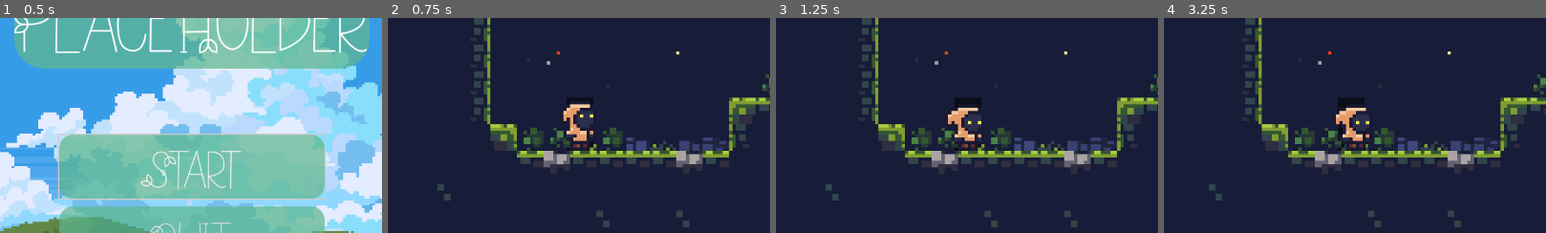
Above: before the commit, frames 1-4 (left to right).
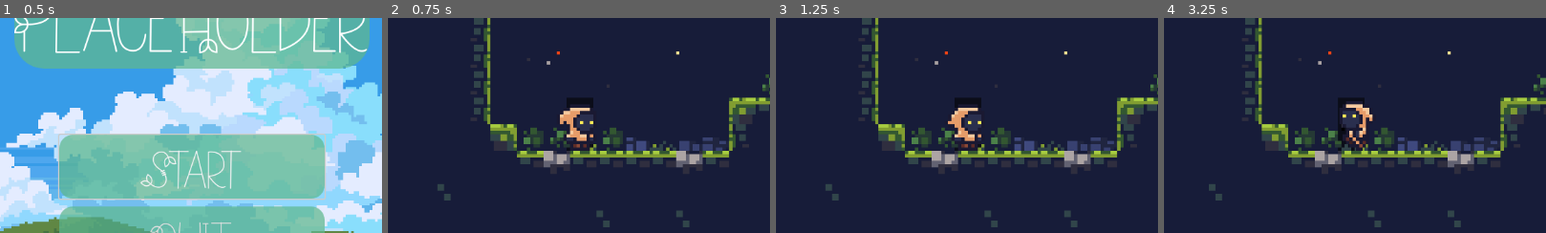
Above: after the commit, the same moments.

Repository: Kkiriya/Dingo25
Game: Godot game, scene res://Scenes/menus/main_menu.tscn
Same seed, same stepped clock (60 frames per second), same inputs: the game is played once before the commit and once after it. Before the commit the project starts from res://scenes/menus/main_menu.tscn.
Inputs (mouse positions are % of the whole screen's width and height, from its top left):
- Up to frame 1 (0.5 s): no input
- Up to frame 2 (0.75 s): click "Start" at 0.5 s
- Up to frame 3 (1.25 s): no input
- Up to frame 4 (3.25 s): tap Enter (ui_accept) at 1.25, 1.52, 2.75 s; move the mouse to (72, 45) at 1.27 s; hold D (right) 1.28-2 s; hold \ (WaterTree, bound only after the commit) 1.28-2 s; click (72, 45) at 1.42 s; drag from (30, 55) to (45, 70) at 2.02 s; move the mouse to (60, 28) at 2.77 s; hold A (left) from 2.78 s (still down); hold \ (WaterTree, bound only after the commit) from 2.78 s (still down); click (60, 28) at 2.92 s
The pictures show only the part of the screen within x 25-75%, y 19-69%; the shares and areas given below are measured in that part.

Frame 1 is identical in both runs. In frame 2, 0.9% of the frame differs, in the area x 45-54%, y 38-59%; in frame 3, less than 0.1%; in frame 4, 1.3%, in the area x 45-55%, y 38-62%.
Error before the commit: Parse Error: Could not find type "PlayerController" in the current scope. (res://scripts/player_anim.gd:3)

Commit message:
Add .import to gitignore and remove Sunnyside asset ref from cursor and remove CharacterBody2D issue

Diff:
--- a/dingo25/scenes/level/level_1.tscn
+++ b/dingo25/Scenes/level/level_1.tscn
@@ -1,8 +1,8 @@
 [gd_scene load_steps=7 format=4 uid="uid://bd7woiw85su8m"]
 
 [ext_resource type="Script" path="res://scripts/level_1.gd" id="1_2kj0f"]
-[ext_resource type="Texture2D" uid="uid://dlrmpkxmjypf" path="res://sprites/Cavernas_by_Adam_Saltsman.png" id="2_bo4t1"]
-[ext_resource type="PackedScene" uid="uid://cyp2or1qx5lhx" path="res://scenes/player.tscn" id="2_ilx0i"]
+[ext_resource type="Texture2D" uid="uid://dlrmpkxmjypf" path="res://Assets/Cavernas_by_Adam_Saltsman.png" id="2_bo4t1"]
+[ext_resource type="PackedScene" uid="uid://cyp2or1qx5lhx" path="res://Scenes/player.tscn" id="2_ilx0i"]
 
 [sub_resource type="TileSetAtlasSource" id="TileSetAtlasSource_mttf4"]
 resource_name = "terrain"
--- a/dingo25/scenes/menus/main_menu.tscn
+++ b/dingo25/Scenes/menus/main_menu.tscn
@@ -1,9 +1,9 @@
 [gd_scene load_steps=9 format=3 uid="uid://b3cd8dnlpj256"]
 
 [ext_resource type="Script" path="res://scripts/main_menu.gd" id="1_5jpmp"]
-[ext_resource type="FontFile" uid="uid://cpl5o0gy0q54g" path="res://assets/nature-green-font/NatureGreen-gxm66.otf" id="1_mdafw"]
-[ext_resource type="Texture2D" uid="uid://dtt8shm41x7sm" path="res://assets/clouds.png" id="2_7aio6"]
-[ext_resource type="StyleBox" uid="uid://clelr3ex3vfrm" path="res://assets/main_menu_style.tres" id="2_8hh0g"]
+[ext_resource type="FontFile" uid="uid://cpl5o0gy0q54g" path="res://Assets/nature-green-font/NatureGreen-gxm66.otf" id="1_mdafw"]
+[ext_resource type="Texture2D" uid="uid://dtt8shm41x7sm" path="res://Assets/clouds.png" id="2_7aio6"]
+[ext_resource type="StyleBox" uid="uid://clelr3ex3vfrm" path="res://Assets/main_menu_style.tres" id="2_8hh0g"]
 [ext_resource type="Script" path="res://scripts/start.gd" id="3_gwq54"]
 
 [sub_resource type="AtlasTexture" id="AtlasTexture_ckadl"]
--- a/dingo25/scripts/player_anim.gd
+++ b/dingo25/Scripts/player_anim.gd
@@ -1,6 +1,6 @@
 extends Node2D
 
-@export var player_controller : PlayerController
+@export var player_controller : CharacterBody2D
 @export var animation_player : AnimationPlayer
 @export var sprite : Sprite2D
 
--- a/dingo25/project.godot
+++ b/dingo25/project.godot
@@ -26,7 +26,6 @@
 
 window/size/mode=2
 window/stretch/mode="viewport"
-mouse_cursor/custom_image="res://assets/Sunnyside_World_ASSET_PACK_V2.1/Sunnyside_World_Assets/UI/cursor_05.png"
 
 [editor_plugins]
 
@@ -110,6 +109,11 @@
 , Object(InputEventJoypadButton,"resource_local_to_scene":false,"resource_name":"","device":-1,"button_index":3,"pressure":0.0,"pressed":true,"script":null)
 ]
 }
+WaterTree={
+"deadzone": 0.5,
+"events": [Object(InputEventKey,"resource_local_to_scene":false,"resource_name":"","device":-1,"window_id":0,"alt_pressed":false,"shift_pressed":false,"ctrl_pressed":false,"meta_pressed":false,"pressed":false,"keycode":0,"physical_keycode":92,"key_label":0,"unicode":60,"location":0,"echo":false,"script":null)
+]
+}
 
 [internationalization]
 
Renamed: dingo25/assets/Cavernas_by_Adam_Saltsman.png -> dingo25/Assets/Cavernas_by_Adam_Saltsman.png
Not shown, changed: dingo25/Assets/Cavernas_by_Adam_Saltsman.png.import
Renamed: dingo25/assets/clouds.png -> dingo25/Assets/clouds.png
Not shown, changed: dingo25/Assets/clouds.png.import
Not shown, changed: dingo25/Assets/fonts/PixelOperator8-Bold.ttf.import
Not shown, changed: dingo25/Assets/fonts/PixelOperator8.ttf.import
Renamed: dingo25/assets/main_menu_style.tres -> dingo25/Assets/main_menu_style.tres
Not shown, changed: dingo25/Assets/music/time_for_adventure.mp3.import
Renamed: dingo25/assets/nature-green-font/NatureGreen-gxm66.otf -> dingo25/Assets/nature-green-font/NatureGreen-gxm66.otf
Not shown, changed: dingo25/Assets/nature-green-font/NatureGreen-gxm66.otf.import
Renamed: dingo25/assets/nature-green-font/info.txt -> dingo25/Assets/nature-green-font/info.txt
Not shown, changed: dingo25/Assets/sounds/coin.wav.import
(and 38 more such lines)
